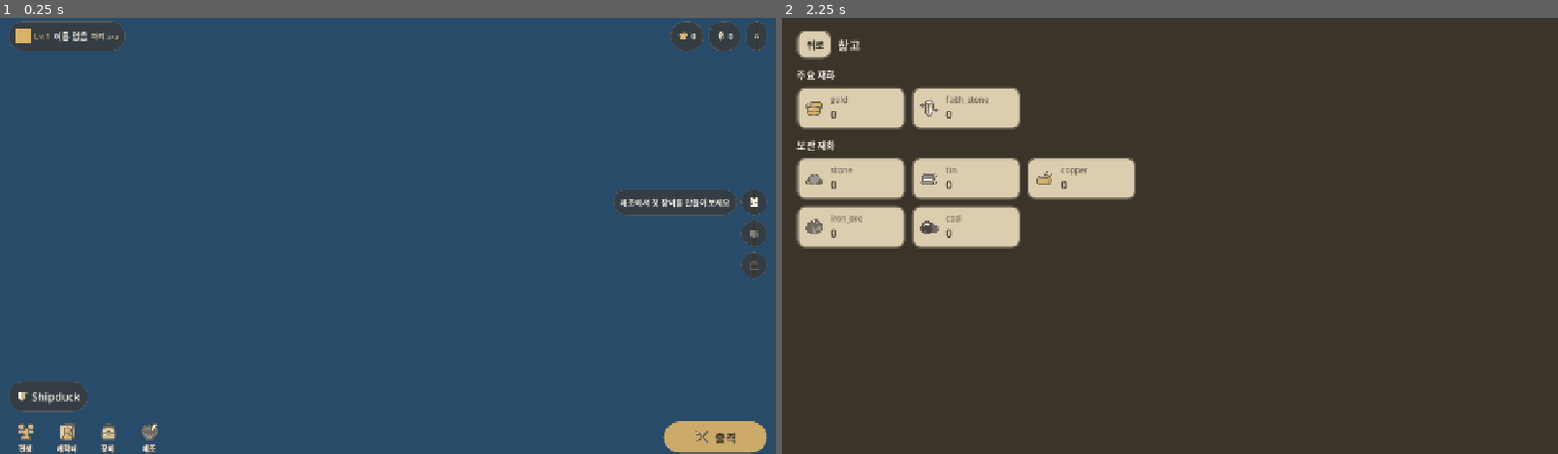
Above: before the commit, frames 1-2 (left to right).
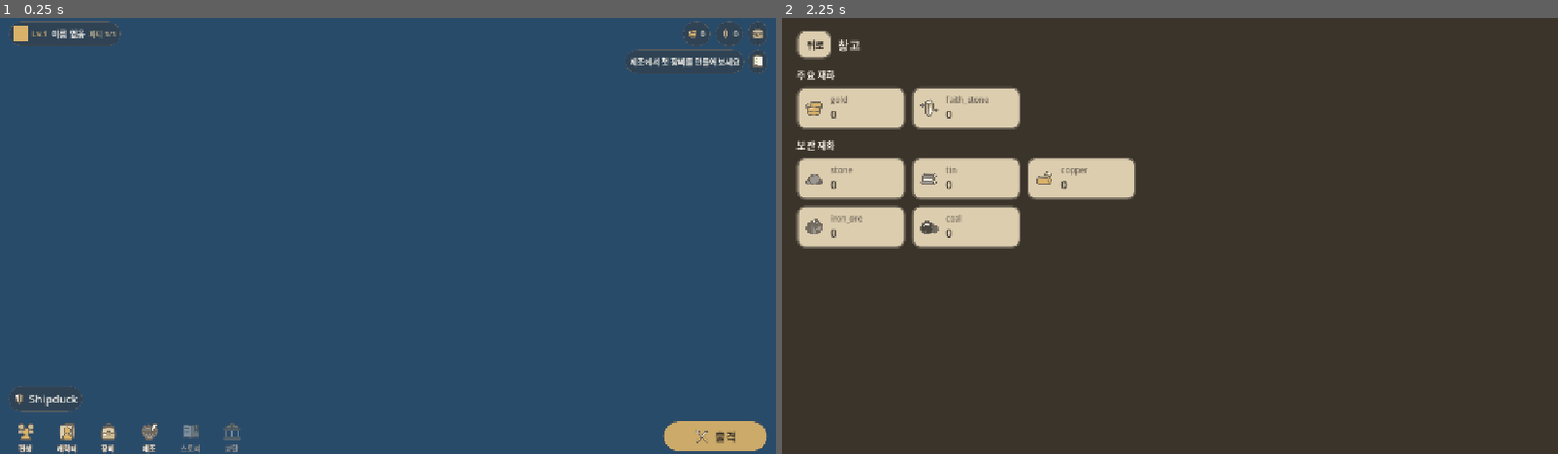
Above: after the commit, the same moments.

Repository: KADSA-OFFICIAL/Group-2
Game: Godot game, scene res://main.tscn
The game is run twice, just before and just after one commit, with the same random seed, the same clock (stepped at 60 frames per second) and the same inputs. The engine's default icon, where the game draws it, is replaced by a stand-in: a white triangle on a blue panel in a dark square.
Inputs (mouse positions are in pixels of both pictures, inside the frame that each line leads up to):
- Up to frame 1 (0.25 s): no input
- Up to frame 2 (2.25 s): click (1542, 35) at 0.52 s; click "뒤로" at 1.25 s; click (1542, 35) at 2.02 s

The runs differ from the first frame. In frame 1, 3.1% of the frame differs, in the area x 1-99%, y 0-100%; in frame 2, nothing differs.

Commit message:
fix(ui): 오버레이 판을 실제로 투명·작게 + 퀘스트/스토리/교단 재배치
앞선 작업에서 테두리 "선"만 얇게 했더니, 아이콘을 둘러싼 어두운 판 자체는
그대로여서 아이콘보다 판이 먼저 보였다. 판을 고친다.

## 판이 커 보였던 원인

UITheme._box() 가 여백을 항상 PAD(12) 로 박아 두고 있었다. 그래서 20px 아이콘
버튼도 판이 44px 로 부풀었다. 채움색도 알파 0.62 로 진했다.

  - OVERLAY_ALPHA 0.62 -> 0.34 (형태만 잡히는 정도)
  - OVERLAY_PAD(4) 를 새로 두고 _box() 가 여백을 인자로 받게 함
  - 원형 아이콘 버튼 36 -> 32
  - 글자가 들어가는 알약은 overlay_text_pill() 로 분리(여백 +4).
    아이콘 버튼과 같은 여백을 쓰면 글자가 테두리에 붙는다.

## 재배치

  - 퀘스트: 우측 중앙 -> **재화·창고 바로 아래**. 상단 바를 두 줄로 만들어
    1줄(프로필/재화/창고) 아래 2줄(길라잡이 문구 + 퀘스트)을 둔다.
    우측 상단이 하나의 묶음으로 읽힌다.
  - 스토리·교단: 우측 세로 열 -> **하단 아이콘 줄**(편성/캐릭터/장비/제조 옆).
    우측 세로 열은 없앴다.

스토리·교단은 여전히 화면이 없어 누를 수 없다. 하단 줄에서는 아이콘·라벨을
반투명(0.4)으로 그려 "지금은 못 들어간다"를 알린다. _make_tab() 이 scene 이
null 이면 그렇게 처리한다. 시스템이 생기면 화면만 넘기면 된다.

## 검증 (헤드리스 + 화면 캡처)

  캡처로 판이 투명해지고 아이콘에 붙은 것, 퀘스트가 재화 아래로 간 것,
  스토리·교단이 하단 줄에 들어간 것을 눈으로 확인
  길라잡이 클릭 -> depth 1 -> 2, top=CraftScreen (판정 단계와 일치)
  비활성 버튼 2개(스토리/교단) 확인
  파싱 exit 0 / 오류·경고 0, 회귀 exit 0 / 오류·경고 0

Co-Authored-By: Claude Opus 5 <noreply@anthropic.com>

Diff:
--- a/screens/main/main_screen.gd
+++ b/screens/main/main_screen.gd
@@ -126,27 +126,18 @@
 
 	column.add_child(_build_top_bar())
 
-	# 가운데는 비워 둔다. 일러스트가 보이는 자리다.
-	# 좌측 아래에 이름표, 우측에 세로 아이콘 열(퀘스트/스토리/교단)만 얹는다.
-	var middle := HBoxContainer.new()
+	# 가운데는 비워 둔다. 일러스트가 보이는 자리이며, 아래쪽에 이름표만 얹는다.
+	var middle := VBoxContainer.new()
 	middle.size_flags_vertical = Control.SIZE_EXPAND_FILL
+	middle.alignment = BoxContainer.ALIGNMENT_END
 	middle.add_theme_constant_override("separation", 8)
+	middle.mouse_filter = Control.MOUSE_FILTER_IGNORE
 	column.add_child(middle)
-
-	var left := VBoxContainer.new()
-	left.size_flags_horizontal = Control.SIZE_EXPAND_FILL
-	left.size_flags_vertical = Control.SIZE_EXPAND_FILL
-	left.alignment = BoxContainer.ALIGNMENT_END
-	left.add_theme_constant_override("separation", 8)
-	left.mouse_filter = Control.MOUSE_FILTER_IGNORE
-	middle.add_child(left)
 
 	_nameplate = HBoxContainer.new()
 	_nameplate.add_theme_constant_override("separation", 6)
-	left.add_child(_nameplate)
+	middle.add_child(_nameplate)
 	_fill_nameplate()
-
-	middle.add_child(_build_side_column())
 
 	column.add_child(_build_bottom_bar())
 
@@ -195,7 +186,7 @@
 		return
 
 	var plate := PanelContainer.new()
-	plate.add_theme_stylebox_override("panel", UITheme.overlay_pill())
+	plate.add_theme_stylebox_override("panel", UITheme.overlay_text_pill())
 	_nameplate.add_child(plate)
 
 	var row := HBoxContainer.new()
@@ -216,87 +207,58 @@
 
 
 # ── 상단: 프로필 · 주요 재화 · 원형 버튼 ──
+# 두 줄이다.
+#   1줄: 프로필 | (빈칸) | 주요 재화 | 창고
+#   2줄:              (빈칸) | 길라잡이 문구 | 퀘스트
+# 퀘스트를 재화·창고 바로 아래에 두어 우측 상단을 하나의 묶음으로 읽히게 한다.
 func _build_top_bar() -> Control:
+	var stack := VBoxContainer.new()
+	stack.add_theme_constant_override("separation", 6)
+
 	var bar := HBoxContainer.new()
 	bar.add_theme_constant_override("separation", 8)
+	stack.add_child(bar)
 
 	# 프로필은 파티 인원이 바뀌면 다시 채워야 하므로 자리를 잡아 두고 내용만 갈아 끼운다.
 	_profile_holder = HBoxContainer.new()
 	bar.add_child(_profile_holder)
 	_fill_profile()
 
+	bar.add_child(_expanding_gap())
+
+	# 주요 재화. 어떤 재화가 주요인지는 CurrencySystem 이 정한다.
+	for currency_type in CurrencySystem.get_primary_currencies():
+		bar.add_child(_make_currency_chip(String(currency_type)))
+
+	# 창고: 나머지 재화는 여기서 본다.
+	bar.add_child(_make_round_button(STORAGE_ICON, "창고", STORAGE_SCREEN))
+
+	# 퀘스트 줄: 길라잡이 문구가 퀘스트 아이콘 왼쪽에 붙는다.
+	var quest_row := HBoxContainer.new()
+	quest_row.add_theme_constant_override("separation", 6)
+	stack.add_child(quest_row)
+
+	quest_row.add_child(_expanding_gap())
+
+	_guide_holder = HBoxContainer.new()
+	quest_row.add_child(_guide_holder)
+	_fill_guide()
+
+	# 퀘스트 버튼도 길라잡이와 같은 곳으로 데려간다.
+	# 지금 퀘스트의 내용이 곧 "다음에 할 일" 이므로 두 입구가 갈리면 안 된다.
+	var quest := _make_round_button(QUEST_ICON, "퀘스트 — 다음에 할 일", null)
+	quest.pressed.connect(_on_guide_pressed)
+	quest_row.add_child(quest)
+
+	return stack
+
+
+# 남는 가로 공간을 밀어내는 빈 칸. 클릭을 가로채지 않는다.
+func _expanding_gap() -> Control:
 	var gap := Control.new()
 	gap.size_flags_horizontal = Control.SIZE_EXPAND_FILL
 	gap.mouse_filter = Control.MOUSE_FILTER_IGNORE
-	bar.add_child(gap)
-
-	# 주요 재화. 어떤 재화가 주요인지는 CurrencySystem 이 정한다.
-	for currency_type in CurrencySystem.get_primary_currencies():
-		bar.add_child(_make_currency_chip(String(currency_type)))
-
-	# 창고: 나머지 재화는 여기서 본다.
-	bar.add_child(_make_round_button(STORAGE_ICON, "창고", STORAGE_SCREEN))
-	return bar
-
-
-# ── 우측 세로 아이콘 열 ──
-# 퀘스트 · 스토리 · 교단. 길라잡이 문구는 퀘스트 아이콘 **왼쪽**에 붙는다.
-#
-# 스토리·교단은 아직 시스템이 없어 누를 수 없게 둔다(disabled + 이유를 tooltip 에).
-# 누르면 아무 일도 없는 버튼을 두는 것보다, 자리와 이유를 함께 보여주는 편이 낫다.
-# 시스템이 생기면 disabled 를 풀고 화면 씬만 연결하면 된다.
-func _build_side_column() -> Control:
-	var column := VBoxContainer.new()
-	column.alignment = BoxContainer.ALIGNMENT_CENTER
-	column.add_theme_constant_override("separation", 8)
-
-	# 퀘스트 줄: [길라잡이 문구][퀘스트 아이콘]
-	var quest_row := HBoxContainer.new()
-	quest_row.alignment = BoxContainer.ALIGNMENT_END
-	quest_row.add_theme_constant_override("separation", 6)
-	column.add_child(quest_row)
-
-	_guide_holder = HBoxContainer.new()
-	quest_row.add_child(_guide_holder)
-	_fill_guide()
-
-	# 퀘스트 버튼도 길라잡이와 같은 곳으로 데려간다.
-	# 지금 퀘스트의 내용이 곧 "다음에 할 일" 이므로 두 입구가 갈리면 안 된다.
-	var quest := _make_side_button(QUEST_ICON, "퀘스트 — 다음에 할 일")
-	quest.pressed.connect(_on_guide_pressed)
-	quest_row.add_child(quest)
-
-	var story := _make_side_button(STORY_ICON, "스토리 — 준비 중(시스템 없음)")
-	story.disabled = true
-	column.add_child(_align_right(story))
-
-	var order := _make_side_button(ORDER_ICON, "교단 — 준비 중(시스템 없음)")
-	order.disabled = true
-	column.add_child(_align_right(order))
-
-	return column
-
-
-# 버튼을 열의 오른쪽 끝에 붙인다(퀘스트 줄과 오른쪽 선을 맞추기 위함).
-func _align_right(button: Control) -> Control:
-	var row := HBoxContainer.new()
-	row.alignment = BoxContainer.ALIGNMENT_END
-	row.add_child(button)
-	return row
-
-
-# 우측 열에 쓰는 원형 아이콘 버튼. 상단 창고 버튼과 같은 모양이다.
-func _make_side_button(icon_path: String, tooltip: String) -> Button:
-	var button := Button.new()
-	button.tooltip_text = tooltip
-	button.icon = _load_texture(icon_path)
-	button.custom_minimum_size = Vector2(44, 44)
-	button.expand_icon = true
-	button.add_theme_stylebox_override("normal", UITheme.overlay_pill())
-	button.add_theme_stylebox_override("hover", UITheme.overlay_pill(UITheme.SURFACE))
-	button.add_theme_stylebox_override("pressed", UITheme.overlay_pill(UITheme.SURFACE_DEEP))
-	button.add_theme_stylebox_override("disabled", UITheme.overlay_pill())
-	return button
+	return gap
 
 
 # ── 길라잡이 ──
@@ -312,9 +274,9 @@
 	plate.custom_minimum_size = Vector2(0, 40)
 	plate.add_theme_font_size_override("font_size", 13)
 	plate.add_theme_color_override("font_color", UITheme.INK_ON_DARK)
-	plate.add_theme_stylebox_override("normal", UITheme.overlay_pill())
-	plate.add_theme_stylebox_override("hover", UITheme.overlay_pill(UITheme.SURFACE_DEEP))
-	plate.add_theme_stylebox_override("pressed", UITheme.overlay_pill(UITheme.SURFACE_DEEP))
+	plate.add_theme_stylebox_override("normal", UITheme.overlay_text_pill())
+	plate.add_theme_stylebox_override("hover", UITheme.overlay_text_pill(UITheme.SURFACE_DEEP))
+	plate.add_theme_stylebox_override("pressed", UITheme.overlay_text_pill(UITheme.SURFACE_DEEP))
 	plate.pressed.connect(_on_guide_pressed)
 	_guide_holder.add_child(plate)
 
@@ -342,7 +304,7 @@
 # 이름이 비어 있으면 PlayerProfile 이 기본 이름을 만들지 않으므로 여기서 대체 문구를 쓴다.
 func _build_profile() -> Control:
 	var plate := PanelContainer.new()
-	plate.add_theme_stylebox_override("panel", UITheme.overlay_pill())
+	plate.add_theme_stylebox_override("panel", UITheme.overlay_text_pill())
 
 	var row := HBoxContainer.new()
 	row.add_theme_constant_override("separation", 6)
@@ -367,7 +329,7 @@
 
 func _make_currency_chip(currency_type: String) -> Control:
 	var chip := PanelContainer.new()
-	chip.add_theme_stylebox_override("panel", UITheme.overlay_pill())
+	chip.add_theme_stylebox_override("panel", UITheme.overlay_text_pill())
 
 	var row := HBoxContainer.new()
 	row.add_theme_constant_override("separation", 4)
@@ -385,16 +347,18 @@
 
 
 # 작은 원형 아이콘 버튼. 라벨 없이 아이콘만 둔다.
+# scene 이 null 이면 아무 연결도 하지 않는다(호출부가 직접 pressed 를 잇는다).
 func _make_round_button(icon_path: String, tooltip: String, scene: PackedScene) -> Button:
 	var button := Button.new()
 	button.tooltip_text = tooltip
 	button.icon = _load_texture(icon_path)
-	button.custom_minimum_size = Vector2(36, 36)
+	button.custom_minimum_size = Vector2(32, 32)
 	button.expand_icon = true
 	button.add_theme_stylebox_override("normal", UITheme.overlay_pill())
 	button.add_theme_stylebox_override("hover", UITheme.overlay_pill(UITheme.SURFACE))
 	button.add_theme_stylebox_override("pressed", UITheme.overlay_pill(UITheme.SURFACE_DEEP))
-	button.pressed.connect(func(): ScreenManager.push(scene))
+	if scene != null:
+		button.pressed.connect(func(): ScreenManager.push(scene))
 	return button
 
 
@@ -410,11 +374,12 @@
 	row.add_child(_make_tab("캐릭터", CHARACTERS_ICON, CHARACTERS_SCREEN))
 	row.add_child(_make_tab("장비", EQUIPMENT_ICON, EQUIPMENT_SCREEN))
 	row.add_child(_make_tab("제조", CRAFT_ICON, CRAFT_SCREEN))
-
-	var gap := Control.new()
-	gap.size_flags_horizontal = Control.SIZE_EXPAND_FILL
-	gap.mouse_filter = Control.MOUSE_FILTER_IGNORE
-	row.add_child(gap)
+	# 스토리·교단은 아직 시스템이 없어 누를 수 없다. 자리는 나머지 메뉴와 같은 줄에 둔다.
+	# (누르면 아무 일도 없는 버튼을 두지 않는다. 시스템이 생기면 화면만 연결하면 된다.)
+	row.add_child(_make_tab("스토리", STORY_ICON, null))
+	row.add_child(_make_tab("교단", ORDER_ICON, null))
+
+	row.add_child(_expanding_gap())
 
 	row.add_child(_build_battle_button())
 	return row
@@ -422,7 +387,10 @@
 
 # 하단 메뉴 버튼: 아이콘 위 + 라벨 아래. 테두리·배경 패널을 두지 않는다.
 # 아이콘 자체에 이미 굵은 윤곽선이 있어 사각 프레임을 덧대면 답답해진다.
+# scene 이 null 이면 화면이 없는 메뉴다. 흐리게 그리고 누를 수 없게 둔다.
 func _make_tab(label: String, icon_path: String, scene: PackedScene) -> Control:
+	var ready_to_open := scene != null
+
 	var holder := Control.new()
 	holder.custom_minimum_size = Vector2(58, 62)
 
@@ -436,6 +404,9 @@
 	var icon := _make_icon(icon_path, UITheme.ICON_NAV)
 	if icon != null:
 		icon.size_flags_horizontal = Control.SIZE_SHRINK_CENTER
+		# 화면이 없는 메뉴는 반투명하게 그려 "지금은 못 들어간다"를 알린다.
+		if not ready_to_open:
+			icon.modulate = Color(1, 1, 1, 0.4)
 		box.add_child(icon)
 
 	# 라벨은 그림 위에 바로 얹히므로 외곽선을 넣어 어떤 배경에서도 읽히게 한다.
@@ -443,6 +414,8 @@
 	text.horizontal_alignment = HORIZONTAL_ALIGNMENT_CENTER
 	text.add_theme_color_override("font_outline_color", UITheme.OUTLINE)
 	text.add_theme_constant_override("outline_size", 4)
+	if not ready_to_open:
+		text.modulate = Color(1, 1, 1, 0.45)
 	box.add_child(text)
 
 	# 눌리는 영역만 담당하는 투명 버튼. 배경·테두리 없음.
@@ -453,7 +426,11 @@
 	button.add_theme_stylebox_override("hover", StyleBoxEmpty.new())
 	button.add_theme_stylebox_override("pressed", StyleBoxEmpty.new())
 	button.add_theme_stylebox_override("focus", StyleBoxEmpty.new())
-	button.pressed.connect(func(): ScreenManager.push(scene))
+	if ready_to_open:
+		button.pressed.connect(func(): ScreenManager.push(scene))
+	else:
+		button.disabled = true
+		button.tooltip_text = "%s — 준비 중(시스템 없음)" % label
 	holder.add_child(button)
 	return holder
 
@@ -546,7 +523,7 @@
 
 func _chip_text(value: String) -> Control:
 	var plate := PanelContainer.new()
-	plate.add_theme_stylebox_override("panel", UITheme.overlay_pill())
+	plate.add_theme_stylebox_override("panel", UITheme.overlay_text_pill())
 	plate.add_child(_text(value, 14, UITheme.INK_ON_DARK))
 	return plate
 
--- a/ui/UITheme.gd
+++ b/ui/UITheme.gd
@@ -52,8 +52,13 @@
 const ICON_CTA: int = 26               # 출격 등 주요 버튼
 
 # 캐릭터 일러스트 위에 UI를 얹을 때 쓰는 불투명도.
-# 완전히 불투명하면 그림을 가리고, 너무 옅으면 글자가 안 읽힌다.
-const OVERLAY_ALPHA: float = 0.62
+# 아이콘을 둘러싼 판이 진하면 아이콘보다 판이 먼저 보인다. 형태만 잡히는 정도로 옅게 둔다.
+const OVERLAY_ALPHA: float = 0.34
+
+# 오버레이 안쪽 여백. 아래 패널의 PAD(12)보다 훨씬 좁다.
+# 여백이 넓으면 아이콘 20px 짜리 버튼도 판이 44px 로 부풀어 커 보인다.
+# 아이콘에 바짝 붙여 판을 작게 만든다.
+const OVERLAY_PAD: int = 4
 
 # 오버레이 테두리. 상단 칩·원형 버튼처럼 일러스트 위에 얹히는 것들에 쓴다.
 #
@@ -97,18 +102,24 @@
 
 # 반투명 패널. 상·하단 바처럼 넓은 면에 쓴다.
 static func overlay_box(radius: int = RADIUS) -> StyleBoxFlat:
-	return _box(_alpha(BG, OVERLAY_ALPHA), _overlay_line(), radius, OVERLAY_BORDER_WIDTH)
+	return _box(_alpha(BG, OVERLAY_ALPHA), _overlay_line(), radius, OVERLAY_BORDER_WIDTH, OVERLAY_PAD)
 
 
 # 반투명 알약. 재화 칩·작은 버튼에 쓴다.
 static func overlay_pill(fill: Color = BG) -> StyleBoxFlat:
-	return _box(_alpha(fill, OVERLAY_ALPHA), _overlay_line(), RADIUS_PILL, OVERLAY_BORDER_WIDTH)
+	return _box(_alpha(fill, OVERLAY_ALPHA), _overlay_line(), RADIUS_PILL, OVERLAY_BORDER_WIDTH, OVERLAY_PAD)
+
+
+# 글자가 들어가는 반투명 알약(프로필·재화·길라잡이).
+# 아이콘 버튼보다 여백이 조금 넓어야 글자가 테두리에 붙지 않는다.
+static func overlay_text_pill(fill: Color = BG) -> StyleBoxFlat:
+	return _box(_alpha(fill, OVERLAY_ALPHA), _overlay_line(), RADIUS_PILL, OVERLAY_BORDER_WIDTH, OVERLAY_PAD + 4)
 
 
 # 강조 알약(출격 CTA). 주요 동작이므로 오버레이 중 유일하게 불투명에 가깝다.
 # 테두리는 다른 오버레이와 같은 두께로 얇게 둔다. 굵으면 아이콘 윤곽선과 겹쳐 뭉개진다.
 static func overlay_accent(radius: int = RADIUS) -> StyleBoxFlat:
-	return _box(_alpha(ACCENT, 0.92), _alpha(LINE, 0.45), radius, OVERLAY_BORDER_WIDTH)
+	return _box(_alpha(ACCENT, 0.92), _alpha(LINE, 0.45), radius, OVERLAY_BORDER_WIDTH, OVERLAY_PAD + 4)
 
 
 # 오버레이용 테두리색. 얇게 + 옅게가 이 한 곳에서 정해진다.
@@ -132,11 +143,11 @@
 	return rect
 
 
-static func _box(fill: Color, border: Color, radius: int, border_width: int) -> StyleBoxFlat:
+static func _box(fill: Color, border: Color, radius: int, border_width: int, pad: int = PAD) -> StyleBoxFlat:
 	var box := StyleBoxFlat.new()
 	box.bg_color = fill
 	box.set_corner_radius_all(radius)
 	box.set_border_width_all(border_width)
 	box.border_color = border
-	box.set_content_margin_all(PAD)
+	box.set_content_margin_all(pad)
 	return box
